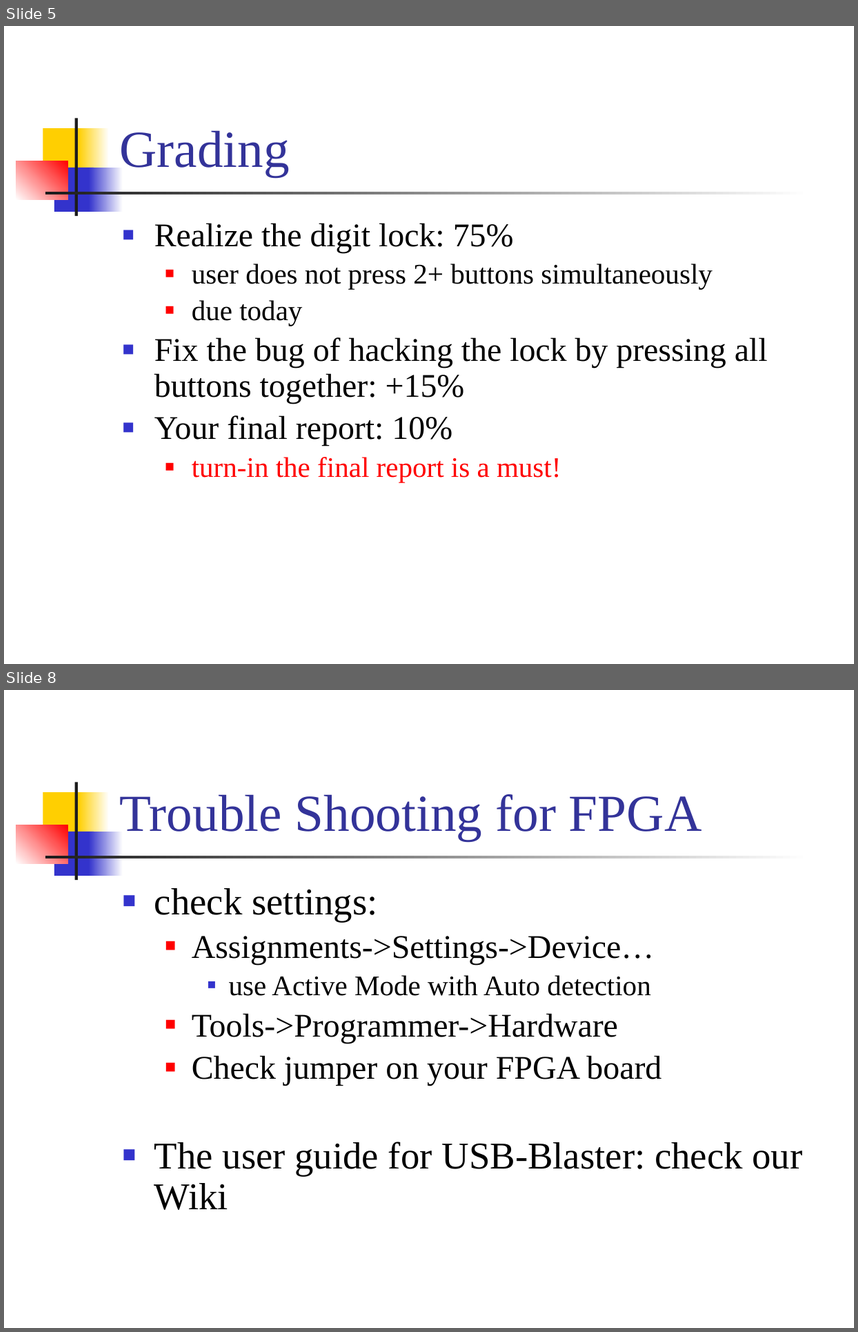
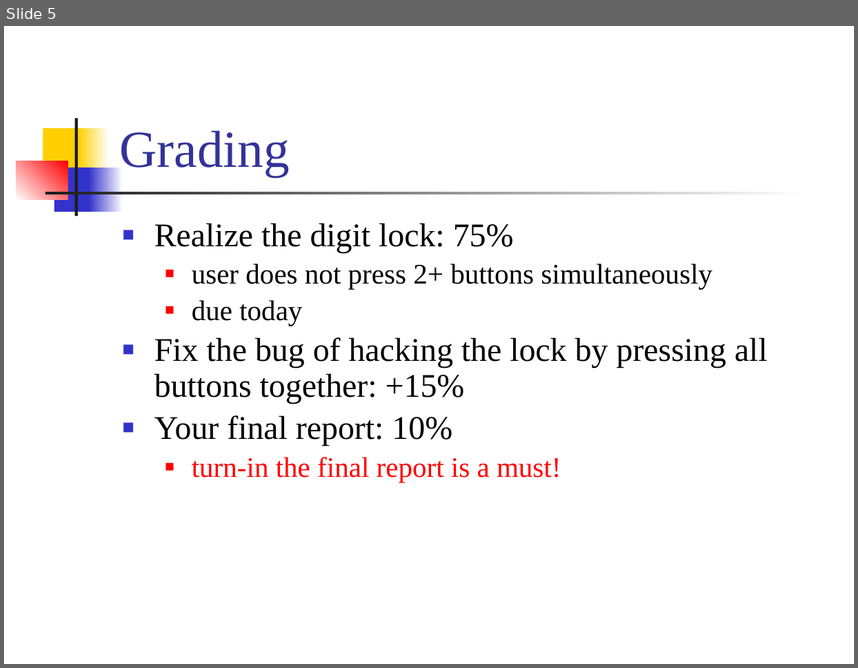
Before and after one commit to CGUSystemCourses/Comp_Org-2018, a slide deck: Lectures/lec02-seq_ckt_design/lab02-digit_lock.pptx. Shown one above the other, each under a label of ours: slides 5 and 8 before the commit, slide 5 after it; the slides between them are not shown. The pictures are 858x1332 and 858x668 pixels, drawn with LibreOffice and Linux fonts; fonts in the diff are those of the drawing. Boxes give left, top, right and bottom in pixels: in the first picture for what was removed or moved away, otherwise in the second. Text is boxed around its words. In the diff, an @@ line names an element or a change of style, - is before the commit and + after.

```diff
--- a/Lectures/lec02-seq_ckt_design/lab02-digit_lock.pptx
+++ b/Lectures/lec02-seq_ckt_design/lab02-digit_lock.pptx
@@ slide 8 removed at bbox=[4, 690, 854, 1328], background #FFFFFF; not listed: 7 template elements that a slide beside it also shows @@
@@ title removed at bbox=[119, 794, 702, 841] @@
-Trouble Shooting for FPGA
@@ text removed at bbox=[154, 888, 802, 1210] @@
-■ check settings:
-  ■ Assignments->Settings->Device…
-    ■ use Active Mode with Auto detection
-  ■ Tools->Programmer->Hardware
-  ■ Check jumper on your FPGA board
-■ The user guide for USB-Blaster: check our Wiki
```
Also in this commit, not shown: 1 slide changed, 1 other slide removed.
